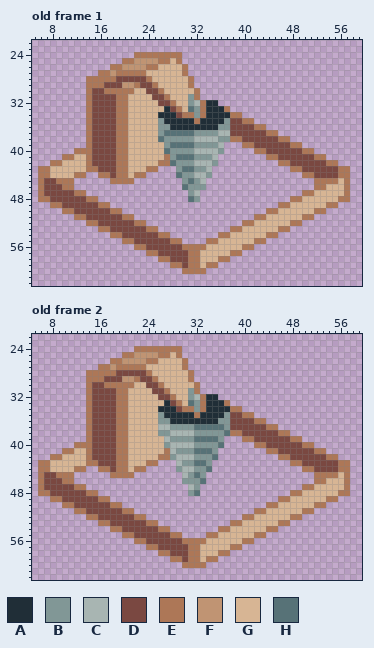
Pixel-art file -- LD48/Assets/Sprites/Drill_anim.aseprite. Above is the file before it was changed.
64x64 pixels, 2 frames. Shown: old frame 1: x 5..59, y 22..62; old frame 2: x 5..59, y 22..62. The commit also changed other frames, which this record leaves out.
Visible layers, top first: "Fence", "Arm", "Drill2", "Bld".
Palette (. is transparent): A #202e37  B #819796  C #a8b5b2  D #7a4841  E #ad7757  F #c09473  G #d7b594  H #577277
Pixels before, old frame 1, first column x 6:
24 ................EEEEEEEE............................
25 ..............EEFFFFEEGE............................
26 ............EEFFFFEEGGGGE...........................
27 ..........EEFEEEEEGGGGGGE...........................
28 ........EEEEEDDDDDEGGGGGGE..........................
29 ........EEEDDDFFEDDEGGGGGE..........................
30 ........EDDEEEEEGGDDEGGGGGE.........................
31 ........EDDDDEEGGGGDDEGGGBE.........................
32 ........EDDDDEEGGGGGDDEGGBCEAA......................
33 ........EDDDDEEGGGGGGADEGHBEAAAE....................
34 ........EDDDDEEGGGGGAAADEEBEAAAAEE..................
35 ........EDDDDEEGGGGGBAAAAAEAAAABDDEE................
36 ........EDDDDEEGGGGGBBAAAAAAAABBDDDDEE..............
37 ........EDDDDEEGGGGGBHHHHHBBBBCCDDDDDDEE............
38 ........EDDDDEEGGGGGHBBBBBCCCCBBEEDDDDDDEE..........
39 ........EDDDDEEGGGGGGBHHHHBBBBC...EEDDDDDDEE........
40 ......EEEDDDDEEGGGGGGHBBBBCCCCB.....EEDDDDDDEE......
41 ....EEGGEDDDDEEGGGGGGEBHHHBBBC........EEDDDDDDEE....
42 ..EEGGGGEDDDDEEGGGGGEEHBBBCCCB..........EEDDDDDDEE..
43 EEGGGGGGEEDDDEEGGGEE...BHHBBC.............EEDDDDDDEE
44 EEGGGGEE..EEDEEGEE.....HBBCCB...............EEDDDDEE
45 EDDEEE......EEEE........BHBC..................EEEEGE
46 EDDDEE..................HBBB..................EEGGGE
47 EDDDDDEE.................BC.................EEGGGGGE
48 EEDDDDDDEE...............HB...............EEGGGGGGEE
49 ..EEDDDDDDEE............................EEGGGGGGEE..
50 ....EEDDDDDDEE........................EEGGGGGGEE....
51 ......EEDDDDDDEE....................EEGGGGGGEE......
52 ........EEDDDDDDEE................EEGGGGGGEE........
53 ..........EEDDDDDDEE............EEGGGGGGEE..........
54 ............EEDDDDDDEE........EEGGGGGGEE............
55 ..............EEDDDDDDEE....EEGGGGGGEE..............
56 ................EEDDDDDDEEEEGGGGGGEE................
57 ..................EEDDDDDEEGGGGGEE..................
58 ....................EEDDDEEGGGEE....................
59 ......................EEDEEGEE......................
60 ........................EEEE........................
Pixels before, old frame 2, first column x 6:
24 ................EEEEEEEE............................
25 ..............EEFFFFEEGE............................
26 ............EEFFFFEEGGGGE...........................
27 ..........EEFEEEEEGGGGGGE...........................
28 ........EEEEEDDDDDEGGGGGGE..........................
29 ........EEEDDDFFEDDEGGGGGE..........................
30 ........EDDEEEEEGGDDEGGGGGE.........................
31 ........EDDDDEEGGGGDDEGGGBE.........................
32 ........EDDDDEEGGGGGDDEGGBCEAA......................
33 ........EDDDDEEGGGGGGADEGHBEAAAE....................
34 ........EDDDDEEGGGGGAAADEEBEAAAAEE..................
35 ........EDDDDEEGGGGGBAAAAAEAAAABDDEE................
36 ........EDDDDEEGGGGGBBAAAAAAAABBDDDDEE..............
37 ........EDDDDEEGGGGGCCBBBBHHHHHBDDDDDDEE............
38 ........EDDDDEEGGGGGBBCCCCBBBBBHEEDDDDDDEE..........
39 ........EDDDDEEGGGGGGCBBBBHHHHB...EEDDDDDDEE........
40 ......EEEDDDDEEGGGGGGBCCCCBBBBH.....EEDDDDDDEE......
41 ....EEGGEDDDDEEGGGGGGECBBBHHHB........EEDDDDDDEE....
42 ..EEGGGGEDDDDEEGGGGGEEBCCCBBBH..........EEDDDDDDEE..
43 EEGGGGGGEEDDDEEGGGEE...CBBHHB.............EEDDDDDDEE
44 EEGGGGEE..EEDEEGEE.....BCCBBH...............EEDDDDEE
45 EDDEEE......EEEE........CBHB..................EEEEGE
46 EDDDEE..................BBBH..................EEGGGE
47 EDDDDDEE.................CB.................EEGGGGGE
48 EEDDDDDDEE...............BH...............EEGGGGGGEE
49 ..EEDDDDDDEE............................EEGGGGGGEE..
50 ....EEDDDDDDEE........................EEGGGGGGEE....
51 ......EEDDDDDDEE....................EEGGGGGGEE......
52 ........EEDDDDDDEE................EEGGGGGGEE........
53 ..........EEDDDDDDEE............EEGGGGGGEE..........
54 ............EEDDDDDDEE........EEGGGGGGEE............
55 ..............EEDDDDDDEE....EEGGGGGGEE..............
56 ................EEDDDDDDEEEEGGGGGGEE................
57 ..................EEDDDDDEEGGGGGEE..................
58 ....................EEDDDEEGGGEE....................
59 ......................EEDEEGEE......................
60 ........................EEEE........................
After the commit:
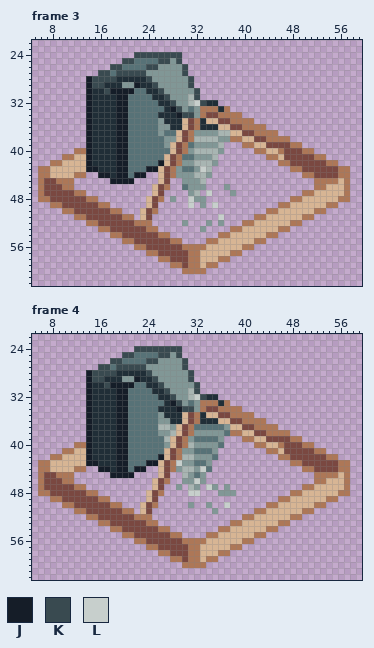
Colours new in this view: J #151d28  K #394a50  L #c7cfcc
A new or re-ordered frame is compared with the old frame closest to it.
Edits made:
frames 2 -> 6
layer "Layer 2 Copy" added
layer "Layer 1" added
layer "Layer 1 Copy" added
layer "Layer 2" added
Changed rows in their new state; - is an unchanged pixel.
Frame 3 is new; against old frame 1:
first column x 14:
24 --------KKKKKKKK-----------------
25 ------KKHHHHKKBK-----------------
26 ----KKHHHHKKBBBBK----------------
27 --KKHKKKKKBBBBBBK----------------
28 JKKKKAAAAAKBBBBBBK---------------
29 JKKAAABBJAAKBBBBBK---------------
30 JAAKJJJJHHAAKBBBBBK--------------
31 JAAAAJJHHHHAAKBBBCK--------------
32 JAAAAJJHHHHHAAKBBCLK-------------
33 JAAAAJJHHHHHH-JKB---EE-----------
34 JAAAAJJHHHHH---JKK--DDEE---------
35 JAAAAJJHHHHH----GD--GGDDEE-------
36 JAAAAJJHHHHH----GDE---GG--EE-----
37 JAAAAJJHHHHH---GDE------GG--EE---
38 JAAAAJJHHHHH---GDE--------GG--EE-
39 JAAAAJJHHHHHH-GDE-----------GG---
40 JAAAAJJHHHHHH-GDE-------------GGE
41 JAAAAJJHHHHHHGDE----------------G
42 JAAAAJJHHHHHJGDE-----------------
43 JJAAAJJHHHJJGDE----L-------------
44 --JJAJJHJJ--GDEB-----------------
45 ----JJJJ----GD---B---------------
46 -----------GDE---------B---------
47 -----------GD-------L---B--------
48 ----------GDE-B--L-B-------------
49 ----------GD-----L-B-L-----------
50 ---------GDE---------------------
51 ---------GD-----------L----------
52 ----------E-----B---B-B----------
53 -------------------B-------------
Frame 4 is new; against old frame 2:
first column x 14:
24 --------KKKKKKKK-----------------
25 ------KKHHHHKKBK-----------------
26 ----KKHHHHKKBBBBK----------------
27 --KKHKKKKKBBBBBBK----------------
28 JKKKKAAAAAKBBBBBBK---------------
29 JKKAAABBJAAKBBBBBK---------------
30 JAAKJJJJHHAAKBBBBBK--------------
31 JAAAAJJHHHHAAKBBBCK--------------
32 JAAAAJJHHHHHAAKBBCLK-------------
33 JAAAAJJHHHHHH-JKB---EE-----------
34 JAAAAJJHHHHH---JKK--DDEE---------
35 JAAAAJJHHHHH----GD--GGDDEE-------
36 JAAAAJJHHHHH----GDE---GG--EE-----
37 JAAAAJJHHHHH---GDE------GG--EE---
38 JAAAAJJHHHHH---GDE--------GG--EE-
39 JAAAAJJHHHHHH-GDE-----------GG---
40 JAAAAJJHHHHHH-GDE-------------GGE
41 JAAAAJJHHHHHHGDE----------------G
42 JAAAAJJHHHHHJGDE-----------------
43 JJAAAJJHHHJJGDEL-----------------
44 --JJAJJHJJ--GDE----L-------------
45 ----JJJJ----GD-------------------
46 -----------GDE----LB-------------
47 -----------GD--B----LB-B---------
48 ----------GDE----LL---BBB--------
49 ----------GD---------------------
50 ---------GDE-----B--B--L---------
51 ---------GD----------B-----------
52 ----------E----------------------
Pixel boxes of the changes (left, top, right, bottom) in both pictures:
changed: (86, 52, 284, 232)
changed: (86, 346, 284, 520)
